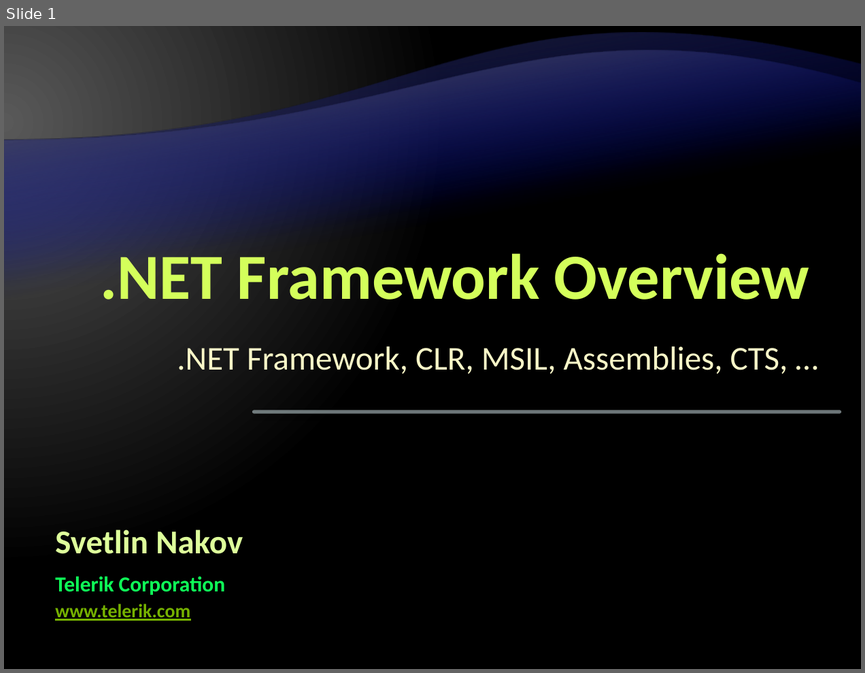
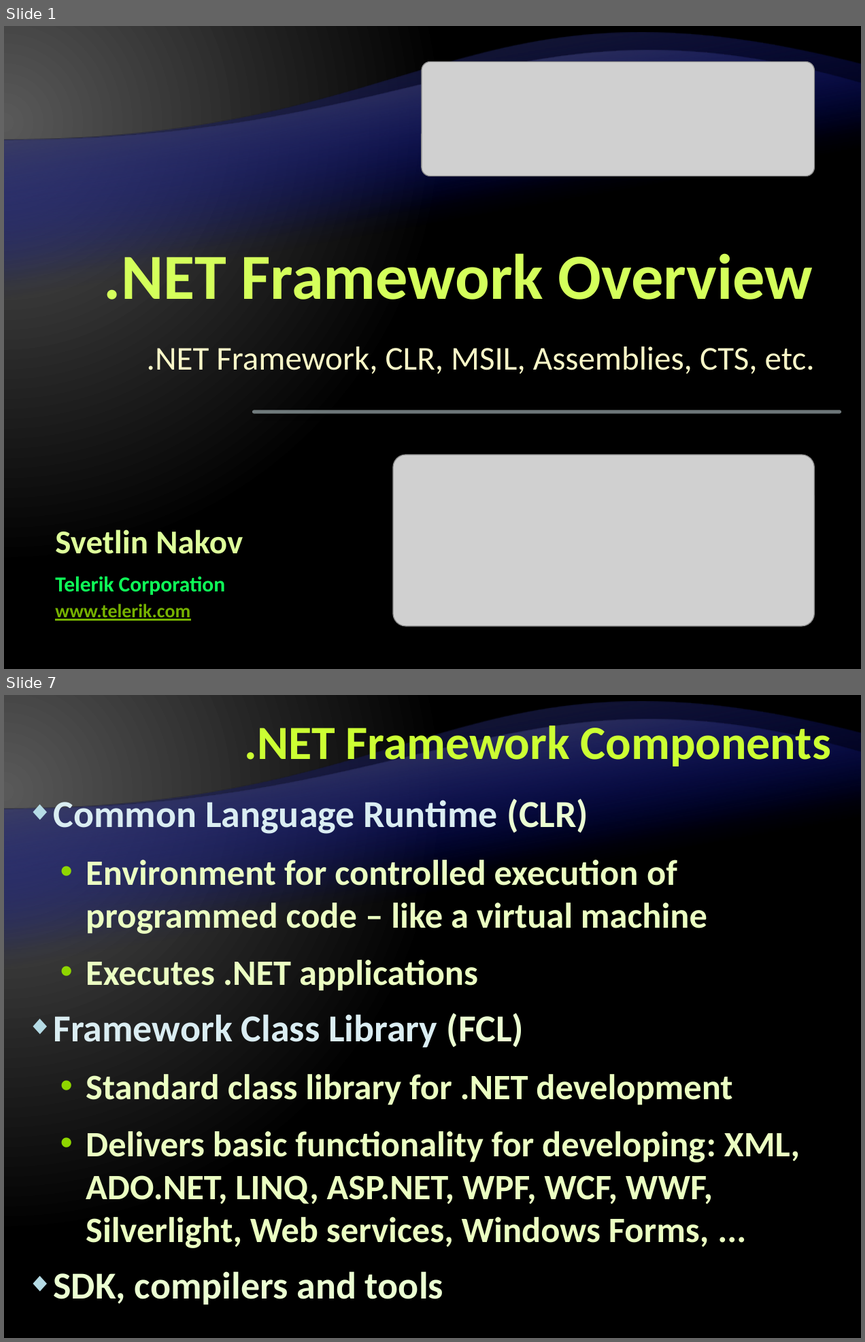
Before and after one commit to Graveheart/aspnetcourse, a slide deck: lectures/1. .NET Framework Overview.pptx. Shown one above the other, each under a label of ours: slide 1 before the commit, slides 1 and 7 after it; the slides between them are not shown. The pictures are 865x673 and 865x1342 pixels, drawn with LibreOffice and Linux fonts; fonts in the diff are those of the drawing; grey boxes stand for pictures; background and template pictures are left out. Boxes give left, top, right and bottom in pixels: in the first picture for what was removed or moved away, otherwise in the second. Text is boxed around its words. In the diff, an @@ line names an element or a change of style, - is before the commit and + after.

Commit message:
.NET Framework 4.0 Overview lecture - almost ready

```diff
--- a/lectures/1. .NET Framework Overview.pptx
+++ b/lectures/1. .NET Framework Overview.pptx
@@ slide 7 added at <box>4,695,861,1338</box>, background gradient #595959 to #000000; not listed: 2 template elements that a slide beside it also shows @@
@@ title added at <box>244,719,831,770</box>, 40 pt, text #CCFF33, bold @@
+.NET Framework Components
@@ text added at <box>53,795,800,1304</box>, 30 pt, text #EBFFC2, bold @@
+◆ Common Language Runtime (CLR)
+  • Environment for controlled execution of programmed code – like a virtual machine
+  • Executes .NET applications
+◆ Framework Class Library (FCL)
+  • Standard class library for .NET development
+  • Delivers basic functionality for developing: XML, ADO.NET, LINQ, ASP.NET, WPF, WCF, WWF, Silverlight, Web services, Windows Forms, ...
+◆ SDK, compilers and tools
@@ slide 1 changed as well @@
@@ picture added at <box>422,62,814,176</box> @@
@@ title ".NET Framework Overview": place and size @@
-title ".NET Framework Overview" at <box>100,253,809,299</box>
+title ".NET Framework Overview" at <box>104,253,813,299</box>
@@ subtitle at <box>147,346,815,373</box>: text changed @@
-.NET Framework, CLR, MSIL, Assemblies, CTS, …
+.NET Framework, CLR, MSIL, Assemblies, CTS, etc.
@@ picture added at <box>393,454,815,626</box> @@
```
Also in this commit, not shown: 1 other slide changed, 52 other slides added, 1 slide removed.
